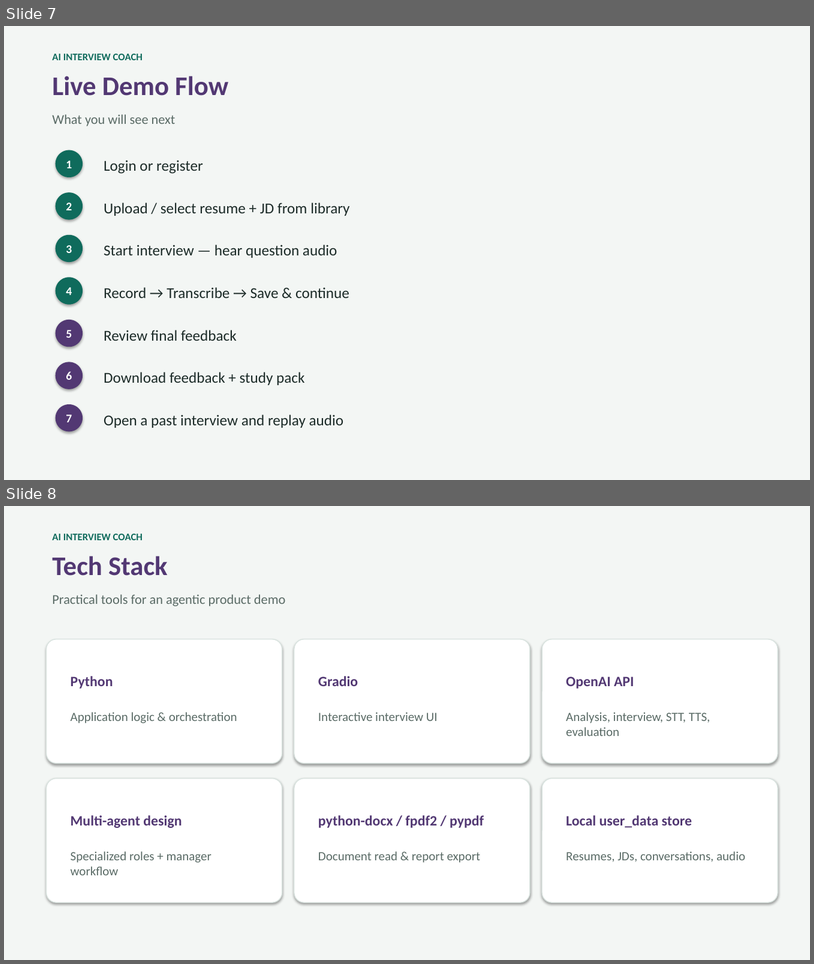
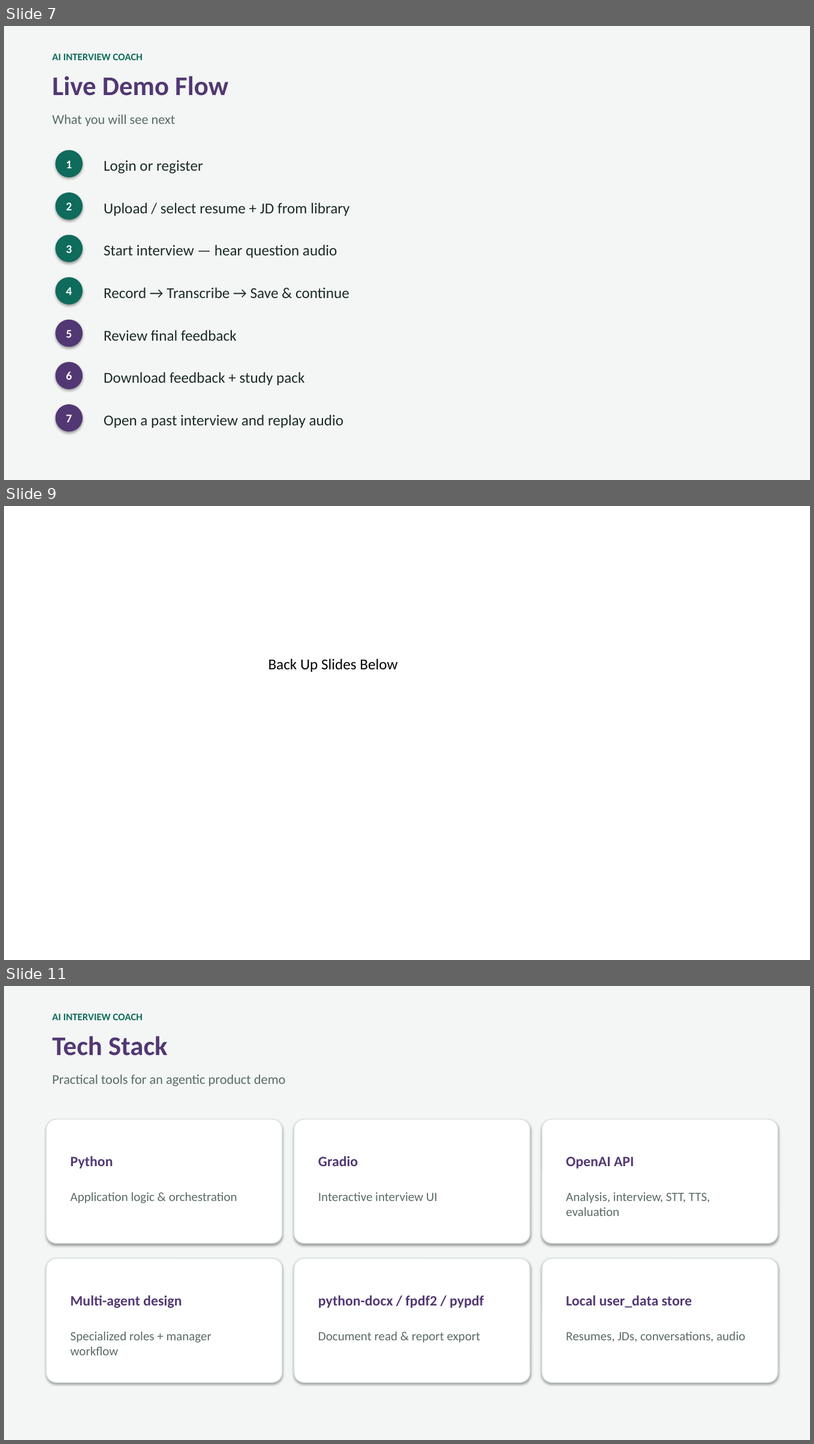
Before and after one commit to FerdinandGang4/Agentic-Ai-project1-Interview-assistance-agent-, a slide deck: AI_Interview_Coach_Presentation.pptx. Shown one above the other, each under a label of ours: slides 7 and 8 before the commit, slides 7, 9 and 11 after it; the slides between them are not shown. The pictures are 814x964 and 814x1444 pixels, drawn with LibreOffice and Linux fonts; fonts in the diff are those of the drawing. Boxes give left, top, right and bottom in pixels: in the first picture for what was removed or moved away, otherwise in the second. Text is boxed around its words. In the diff, an @@ line names an element or a change of style, - is before the commit and + after.

```diff
--- a/AI_Interview_Coach_Presentation.pptx
+++ b/AI_Interview_Coach_Presentation.pptx
@@ slide 9 added at [4,506,810,960], background #FFFFFF @@
@@ text added at [269,658,398,672], 18 pt, text #000000 @@
+Back Up Slides Below
@@ what was slide 8 is now slide 11 @@
```
Also in this commit, not shown: 2 slides changed, 1 other slide added, 1 slide removed, 6 other files.
